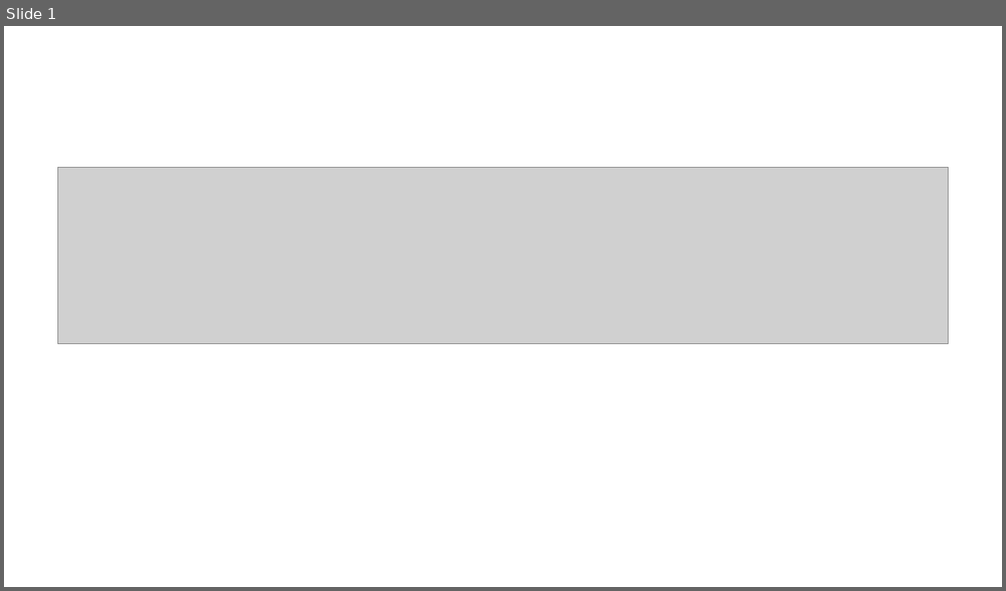
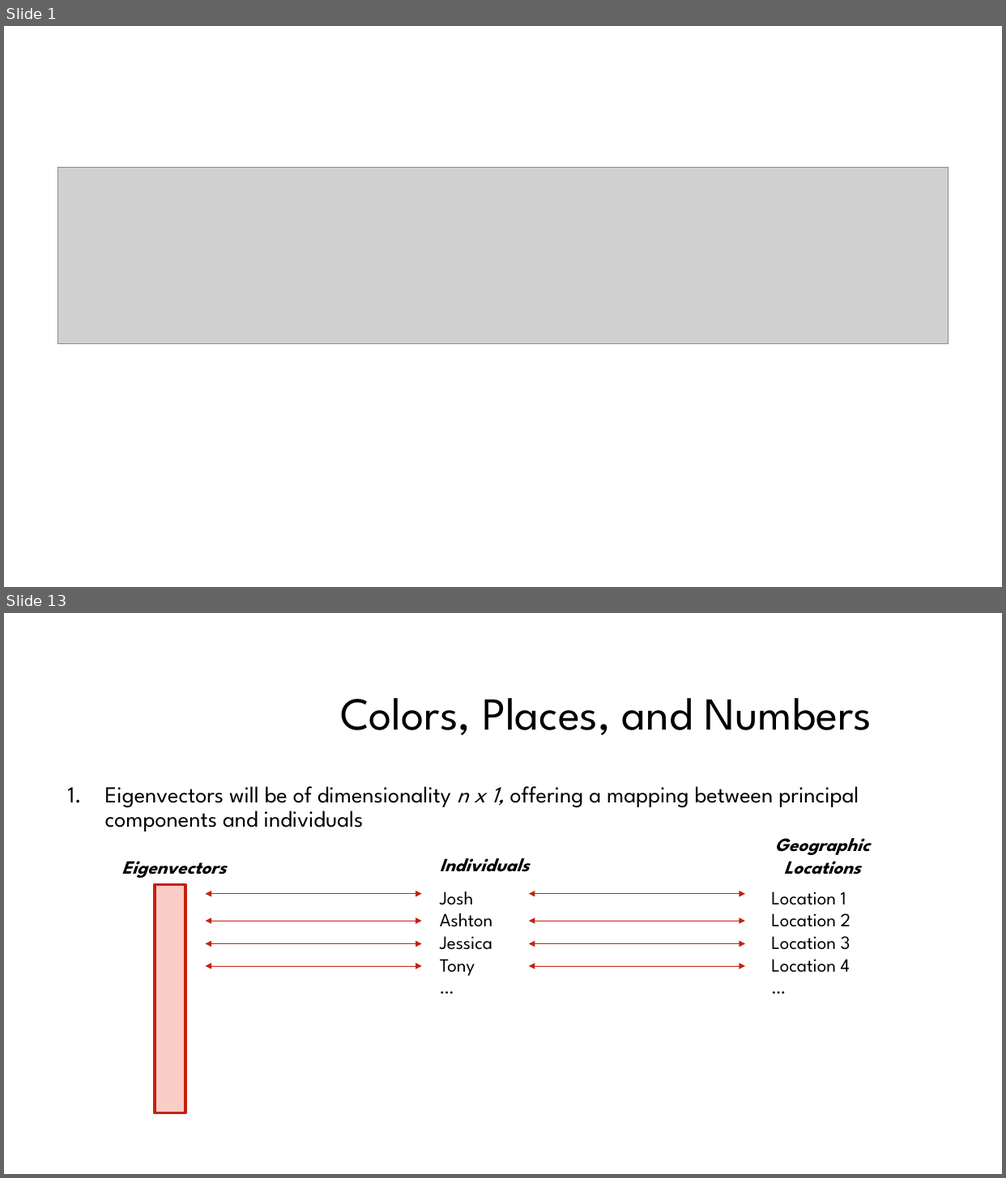
Before and after one commit to jmp448/genomic-data-science, a slide deck: PCA Presentation.pptx. Shown one above the other, each under a label of ours: slide 1 before the commit, slides 1 and 13 after it; the slides between them are not shown. The pictures are 1006x591 and 1006x1178 pixels, drawn with LibreOffice and Linux fonts; fonts in the diff are those of the drawing; grey boxes stand for pictures; background and template pictures are left out. Boxes give left, top, right and bottom in pixels: in the first picture for what was removed or moved away, otherwise in the second. Text is boxed around its words. In the diff, an @@ line names an element or a change of style, - is before the commit and + after.

```diff
--- a/PCA Presentation.pptx
+++ b/PCA Presentation.pptx
@@ slide 13 added at bbox=[4, 613, 1002, 1174], background #FFFFFF @@
@@ text added at bbox=[340, 698, 872, 735], 44 pt, text #000000 @@
+Colors, Places, and Numbers
@@ text added at bbox=[105, 786, 859, 832], 22 pt, text #000000 @@
+1. Eigenvectors will be of dimensionality n x 1, offering a mapping between principal components and individuals
@@ text added at bbox=[775, 838, 870, 875], 18 pt, text #000000, bold, italic @@
+Geographic Locations
@@ text added at bbox=[122, 861, 227, 878], 18 pt, text #000000, bold, italic @@
+Eigenvectors
@@ text added at bbox=[440, 858, 529, 872], 18 pt, text #000000, bold, italic @@
+Individuals
@@ rectangle added at bbox=[155, 884, 185, 1113], fill #FBCDC7, outline #C4220D 3 pt @@
@@ double arrow added from (206, 894) to (422, 894), #C4220D 0.75 pt @@
@@ text added at bbox=[440, 892, 493, 976], 18 pt, text #000000 @@
+Josh
+Ashton
+Jessica
+Tony
+…
@@ double arrow added from (529, 894) to (745, 894), #C4220D 0.75 pt @@
@@ text added at bbox=[771, 892, 850, 973], 18 pt, text #000000 @@
+Location 1
+Location 2
+Location 3
+Location 4
+…
@@ double arrow added from (206, 921) to (422, 921), #C4220D 0.75 pt @@
@@ double arrow added from (529, 921) to (745, 921), #C4220D 0.75 pt @@
@@ double arrow added from (206, 944) to (422, 944), #C4220D 0.75 pt @@
@@ double arrow added from (529, 944) to (745, 944), #C4220D 0.75 pt @@
@@ double arrow added from (206, 966) to (422, 966), #C4220D 0.75 pt @@
@@ double arrow added from (529, 966) to (745, 966), #C4220D 0.75 pt @@
```
Also in this commit, not shown: 24 other slides added, 2 slides removed, 2 other files.
